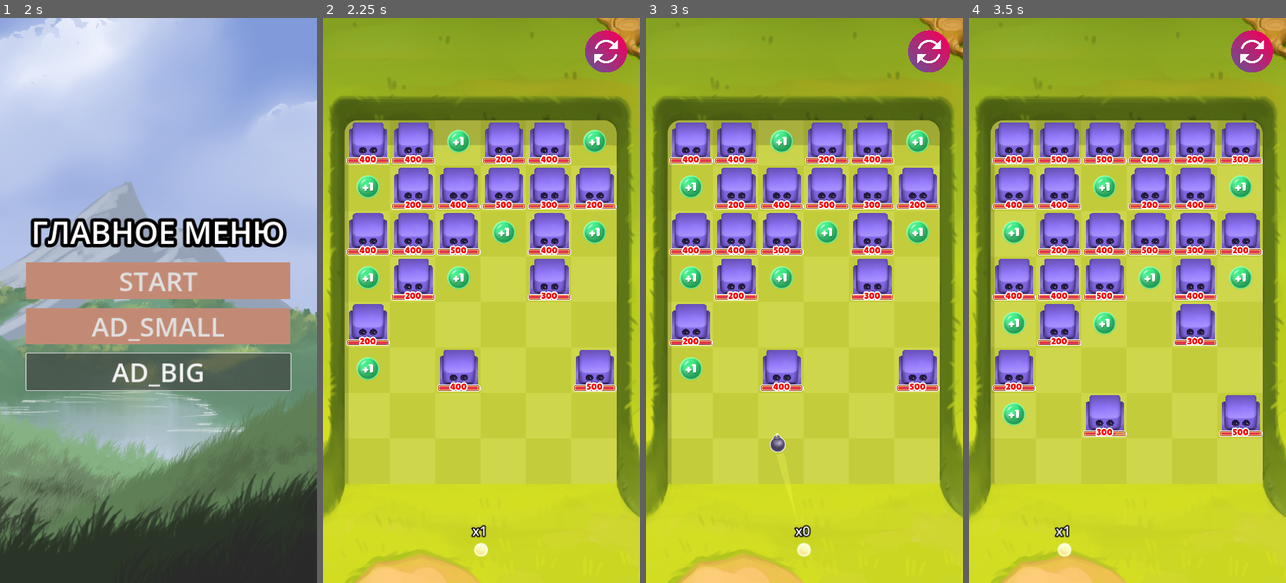
Above: before the commit, frames 1-4 (left to right).
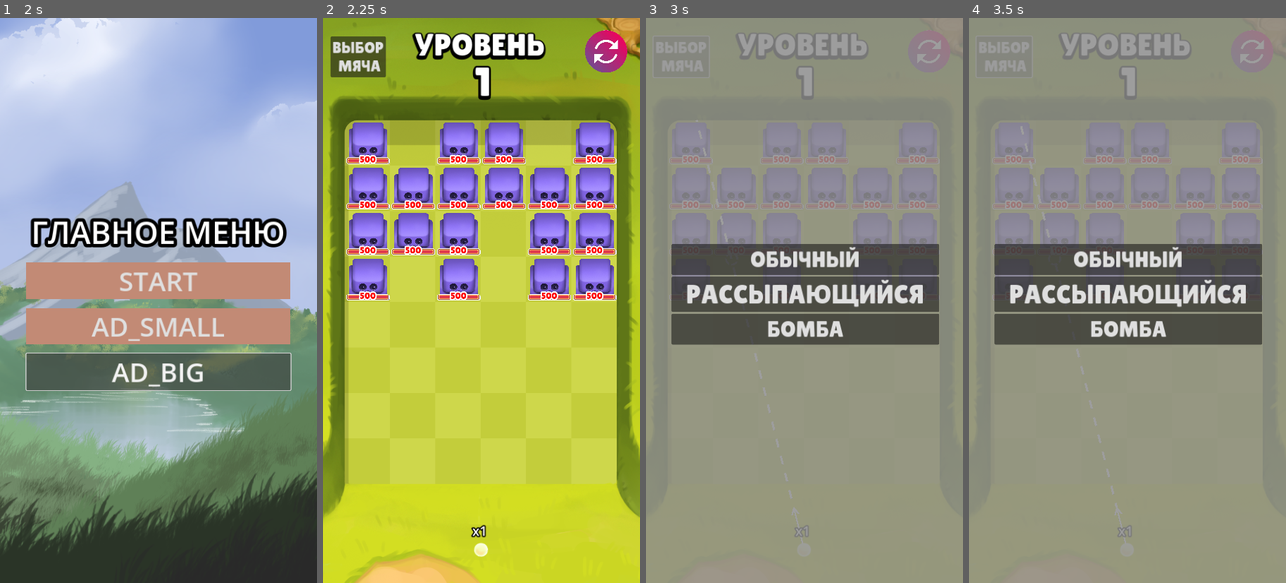
Above: after the commit, the same moments.

Repository: Jooky4/Punball
Game: Godot game, scene res://Scenes/UI/menu.tscn
The game is run twice, just before and just after one commit, with the same random seed, the same clock (stepped at 60 frames per second) and the same inputs.
Inputs (mouse positions are in pixels of both pictures, inside the frame that each line leads up to):
- Up to frame 1 (2 s): click "AD_SMALL" at 0.5 s; click "AD_BIG" at 1.25 s
- Up to frame 2 (2.25 s): click "START" at 2 s
- Up to frame 3 (3 s): click (680, 57) at 2.75 s, where only the run after the commit has a clickable "ВЫБОР МЯЧА"
- Up to frame 4 (3.5 s): no input

Frame 1 is identical in both runs. In frame 2, 16% of the frame differs, in the area x 2-93%, y 2-67%; in frame 3, 100%, in the area x 0-100%, y 0-100%; in frame 4, 100%.

Commit message:
Add level count levels

Diff:
--- /dev/null
+++ b/Scenes/Balls/Bomb ball/bomb_ball.gd
@@ -0,0 +1,33 @@
+extends CharacterBody2D
+
+@onready var sprite = $CollisionShape2D
+@onready var line_trail : Line2D = $Line2D
+
+@export var damage_ball = 100
+var speed : int = 1500
+var direction_bullet : Vector2
+var max_lenght_line = 8
+
+func _ready():
+	velocity = Vector2(speed, speed)
+	sprite.rotation_degrees = 90 + rad_to_deg(sprite.position.angle_to_point(direction_bullet * 10000))
+
+func _physics_process(delta) -> void:
+	line_trail.add_point(self.global_position)
+	if line_trail.points.size() > max_lenght_line:
+		line_trail.remove_point(0)
+
+	var collision = move_and_collide(direction_bullet * velocity * delta)
+	if collision:
+		var collider = collision.get_collider()
+
+		if collider.has_method("bonus_ball"):
+			LevelManager.add_ball()
+			collider.queue_free()
+		else:
+			if collider.has_method("enemy"):
+				LevelManager.bomb_ball_explosion(collider, damage_ball)
+				queue_free()
+			direction_bullet = direction_bullet.bounce(collision.get_normal()).normalized()
+			sprite.rotation_degrees = 90 + rad_to_deg(sprite.position.angle_to_point(direction_bullet * 10000))
+			move_and_collide(direction_bullet * velocity * delta)
--- a/Scenes/Balls/Bomb ball/bomb_ball.tscn
+++ b/Scenes/Balls/Bomb ball/bomb_ball.tscn
@@ -1,6 +1,6 @@
 [gd_scene load_steps=5 format=3 uid="uid://dknt4ysvy1cq3"]
 
-[ext_resource type="Script" path="res://Scenes/Balls/Defalt ball/defalt_ball.gd" id="1_317rw"]
+[ext_resource type="Script" path="res://Scenes/Balls/Bomb ball/bomb_ball.gd" id="1_0nept"]
 [ext_resource type="Texture2D" uid="uid://b7dyjob70k14n" path="res://Texture/Balls/бомба.png" id="2_4bo35"]
 
 [sub_resource type="CircleShape2D" id="CircleShape2D_l7c6x"]
@@ -16,7 +16,8 @@
 collision_mask = 3
 platform_on_leave = 2
 platform_floor_layers = 4294967040
-script = ExtResource("1_317rw")
+script = ExtResource("1_0nept")
+damage_ball = 300
 
 [node name="CollisionShape2D" type="CollisionShape2D" parent="."]
 shape = SubResource("CircleShape2D_l7c6x")
--- a/Scenes/Balls/Сrumbling ball/crumbling_ball.gd
+++ b/Scenes/Balls/Сrumbling ball/crumbling_ball.gd
@@ -4,9 +4,9 @@
 @onready var sprite = $CollisionShape2D
 @onready var line_trail : Line2D = $Line2D
 
+@export var damage_ball = 100
 var speed : int = 1500
 var direction_bullet : Vector2
-var damage_ball = 100
 var max_lenght_line = 8
 var angle_rotation_small_ball : float = 0.2
 
--- a/Scenes/Balls/Сrumbling ball/small_crumbling_ball.tscn
+++ b/Scenes/Balls/Сrumbling ball/small_crumbling_ball.tscn
@@ -4,7 +4,7 @@
 [ext_resource type="Texture2D" uid="uid://d3qvf7cuito03" path="res://Texture/Balls/рассыпающийся.png" id="2_kkhvg"]
 
 [sub_resource type="CircleShape2D" id="CircleShape2D_l7c6x"]
-radius = 16.0312
+radius = 13.0384
 
 [sub_resource type="Curve" id="Curve_dionf"]
 _data = [Vector2(0, 0), 0.0, 0.0, 0, 0, Vector2(1, 1), 0.0, 0.0, 0, 0]
--- a/Scenes/Enemys/defalt_enemy.gd
+++ b/Scenes/Enemys/defalt_enemy.gd
@@ -1,6 +1,6 @@
 extends StaticBody2D
 
-var hp_enemy = randi() % 4 * 100 + 200
+var hp_enemy = 500 #randi() % 4 * 100 + 200
 
 @onready var hp_enemy_label = $Hp_boss_label
 @onready var hp_enemy_bar = $TextureProgressBar
@@ -18,5 +18,12 @@
 		hp_enemy_label.text = str(hp_enemy)
 		hp_enemy_bar.value = hp_enemy
 
+func deal_bomb_damage(damage_ball) -> void:
+	var tween = get_tree().create_tween()
+	tween.tween_property($Sprite2D, "modulate", Color.RED, 0.3)
+	await get_tree().create_timer(0.3)
+	tween.tween_property($Sprite2D, "modulate", Color.WHITE, 0.3)
+	deal_damage(damage_ball)
+
 func enemy():
 	pass
--- a/Scenes/Global/level_manager.gd
+++ b/Scenes/Global/level_manager.gd
@@ -1,25 +1,64 @@
 extends Node
 
-var player_balls = [3]
+var player_balls = [1]
 var player_balls_after_wave = []
 var count_level = 0
-var first_level =  [[1, 1, -1, 1, 1, -1],
-					[-1, 1, 1, 1, 1, 1],
-					[1, 1, 1, -1, 1, -1],
-					[-1, 1, -1, 0, 1, 0],
-					[1, 0, 0, 0, 0, 0],
-					[-1, 0, 1, 0, 0, 1],
+var first_level = [[1, 0, 1, 1, 0, 1],
+				   [1, 1, 1, 1, 1, 1],
+				   [1, 1, 1, 0, 1, 1],
+				   [1, 0, 1, 0, 1, 1],
+				   [0, 0, 0, 0, 0, 0],
+				   [0, 0, 0, 0, 0, 0],
+				   [0, 0, 0, 0, 0, 0],
+				   [0, 0, 0, 0, 0, 0]]
+var first_level_spawn = [[0, 1, 0, 1, 0, 1], # 20 уровней
+						 [1, 0, 1, 0, 1, 0],
+						 [0, 1, 0, 1, 0, 1],
+						 [1, 0, 1, 0, 1, 0],
+						 [0, 1, 0, 1, 0, 1],
+						 [1, 0, 1, 0, 1, 0],
+						 [0, 1, 0, 1, 0, 1],
+						 [1, 0, 1, 0, 1, 0],
+						 [0, 1, 0, 1, 0, 1],
+						 [1, 0, 1, 0, 1, 0],
+						 [0, 1, 0, 1, 0, 1],
+						 [1, 0, 1, 0, 1, 0],
+						 [0, 1, 0, 1, 0, 1],
+						 [1, 0, 1, 0, 1, 0],
+						 [0, 1, 0, 1, 0, 1],
+						 [1, 0, 1, 0, 1, 0],
+						 [0, 1, 0, 1, 0, 1],
+						 [1, 0, 1, 0, 1, 0],
+						 [0, 1, 0, 1, 0, 1],
+						 [1, 0, 0, 0, 1, 0]]
+var first_level_links_on_objects = [[0, 0, 0, 0, 0, 0],
+									[0, 0, 0, 0, 0, 0],
+									[0, 0, 0, 0, 0, 0],
+									[0, 0, 0, 0, 0, 0],
+									[0, 0, 0, 0, 0, 0],
+									[0, 0, 0, 0, 0, 0],
+									[0, 0, 0, 0, 0, 0],
+									[0, 0, 0, 0, 0, 0]]
+
+func restert() -> void:
+	count_level = 0
+	first_level =  [[1, 0, 1, 1, 0, 1],
+					[1, 1, 1, 1, 1, 1],
+					[1, 1, 1, 0, 1, 1],
+					[1, 0, 1, 0, 1, 1],
+					[0, 0, 0, 0, 0, 0],
+					[0, 0, 0, 0, 0, 0],
 					[0, 0, 0, 0, 0, 0],
 					[0, 0, 0, 0, 0, 0]]
-var first_level_spawn = [[1, 1, 1, 1, 1, 1],
-						[1, 1, 1, 1, 1, 1],
-						[1,1,-1,-1,-1,-1],
-						[0, 0, 0, 0, 0, 0],
-						[0, 0, 0, 0, 0, 0],
-						[0, 0, 0, 0, 0, 0],
-						[0, 0, 0, 0, 0, 0],
-						[0, 0, 0, 0, 0, 0]]
-var first_level_links_on_objects = [[0, 0, 0, 0, 0, 0],
+	first_level_spawn = [[0, 1, 0, 1, 0, 1],
+						 [1, 0, 0, 0, 1, 0],
+						 [0, 1, 0, 1, 0, 1],
+						 [1, 0, 0, 0, 1, 0],
+						 [0, 1, 0, 1, 0, 1],
+						 [1, 0, 0, 0, 1, 0],
+						 [0, 1, 0, 1, 0, 1],
+						 [1, 0, 0, 0, 1, 0]]
+	first_level_links_on_objects = [[0, 0, 0, 0, 0, 0],
 									[0, 0, 0, 0, 0, 0],
 									[0, 0, 0, 0, 0, 0],
 									[0, 0, 0, 0, 0, 0],
@@ -38,13 +77,28 @@
 func updete_last_line() -> void:
 	first_level = first_level.slice(0, 7)
 	first_level_links_on_objects = first_level_links_on_objects.slice(0, 7)
-	first_level_links_on_objects.insert(0, first_level_spawn[count_level])
-	first_level.insert(0, first_level_spawn[count_level])
+	if count_level >= 19:
+		first_level_links_on_objects.insert(0, [0, 0, 0, 0, 0, 0])
+		first_level.insert(0, [0, 0, 0, 0, 0, 0])
+	else:
+		first_level_links_on_objects.insert(0, first_level_spawn[count_level])
+		first_level.insert(0, first_level_spawn[count_level])
 	count_level += 1
 
-func print_hp():
-	for i in first_level_links_on_objects:
-		for j in i:
-			if j != null and typeof(j) != 2:
-				if j.has_method("enemy"):
-					print(j.hp_enemy)
+func bomb_ball_explosion(enemy, damage_ball) -> void:
+	var x
+	var y
+	for i in range(first_level_links_on_objects.size()):
+		for j in range(first_level_links_on_objects[i].size()):
+			if first_level_links_on_objects[i][j] != null and typeof(first_level_links_on_objects[i][j]) != 2:
+				if first_level_links_on_objects[i][j] == enemy:
+					x = i
+					y = j
+					break
+	for dx in range(-1, 2):
+		for dy in range(-1, 2):
+			var target_x = x + dx
+			var target_y = y + dy
+			if target_x >= 0 and target_x < 8 and target_y >= 0 and target_y < 6:
+				if first_level_links_on_objects[target_x][target_y] != null and typeof(first_level_links_on_objects[target_x][target_y]) != 2:
+					first_level_links_on_objects[target_x][target_y].deal_bomb_damage(damage_ball)
--- a/Scenes/Levels/first_level.gd
+++ b/Scenes/Levels/first_level.gd
@@ -2,8 +2,8 @@
 
 enum {
 	PLAY,
-	BALLS_GO,
-	WIN
+	WIN,
+	PAUSE
 }
 
 var game_state = PLAY
@@ -17,6 +17,8 @@
 @onready var end_game_UI = $UI/End_game
 @onready var end_game_UI_win = $UI/End_game/Win
 @onready var game_objects = $Game_objects
+
+@onready var count_level_label = $UI/Count_level_label
 
 @onready var count_bullet_label = $Dicariations/Start_bullet_position/Count_bullet_label
 @onready var raycast_detection_walls = $Dicariations/Start_bullet_position/Detection_walls
@@ -35,6 +37,7 @@
 func _ready() -> void:
 	spawn_objects_on_matrix(1)
 	count_bullet_label.text = "x" + str(LevelManager.player_balls.size())
+	count_level_label.text = str(LevelManager.count_level + 1)
 	rignt_extreme_point = (Vector2(667, 1055) - start_balls_position.position).normalized()
 	left_extreme_point = (Vector2(50, 1055) - start_balls_position.position).normalized()
 	#YandexSDK.gameplay_started()
@@ -45,8 +48,10 @@
 			play_game()
 		WIN:
 			win()
-
-func play_game():
+		PAUSE:
+			pause()
+
+func play_game() -> void:
 	if Input.is_action_pressed("LBM") and balls_can_go:
 		if get_global_mouse_position() != old_coord_mouse:
 			line.visible = true
@@ -66,7 +71,7 @@
 
 	chec_game_end()
 
-func chec_game_end():
+func chec_game_end() -> void:
 	var chec_lose_game = true
 	var boss_alive = false
 	for child in game_objects.get_children():
@@ -83,7 +88,6 @@
 
 	if chec_lose_game and boss_alive and count_bullet_label.text == "x0" and !balls_can_go:
 		balls_can_go = true
-		LevelManager.apeend_new_balls()
 		count_bullet_label.text = "x" + str(LevelManager.player_balls.size())
 		count_bullet_label.position.x += new_position_balls
 		raycast_detection_walls.position.x += new_position_balls
@@ -98,16 +102,20 @@
 			for j in i:
 				if j != null and typeof(j) != 2:
 					j.queue_free()
-
+		LevelManager.apeend_new_balls()
 		LevelManager.updete_last_line()
+		count_level_label.text = str(LevelManager.count_level + 1)
 		spawn_objects_on_matrix()
 
-func win():
+func win() -> void:
 	end_game_UI.visible = true
 	end_game_UI_win.visible = true
 
+func pause() -> void:
+	pass
+
 func _on_start_again_pressed() -> void:
-	LevelManager.player_balls = [2]
+	LevelManager.restert()
 	get_tree().reload_current_scene()
 
 func draw_trajectory() -> void:
@@ -187,3 +195,21 @@
 		bonus_ball.position = $Dicariations/Setka.global_position + Vector2((count%6) * 103, (count/6) * 103)
 		LevelManager.first_level_links_on_objects[count/6][count%6] = bonus_ball
 		game_objects.add_child(bonus_ball)
+
+
+# ЭТО ДЛЯ ТЕСТИРОВАНИЯ, ПОТОМ УДАЛИТЬ
+func _on_button_pressed() -> void:
+	LevelManager.player_balls = [1]
+	_on_start_again_pressed()
+
+func _on_button_2_pressed() -> void:
+	LevelManager.player_balls = [2]
+	_on_start_again_pressed()
+
+func _on_button_3_pressed() -> void:
+	LevelManager.player_balls = [3, 1, 1, 1, 1]
+	_on_start_again_pressed()
+
+func _chose_ball_button_pressed() -> void:
+	game_state = PAUSE
+	$UI/Chose_ball.visible = true
--- a/Scenes/Levels/first_level.tscn
+++ b/Scenes/Levels/first_level.tscn
@@ -8,10 +8,11 @@
 [ext_resource type="Texture2D" uid="uid://bccybr0vgw8f2" path="res://Texture/Balls/3).png" id="6_3rmiv"]
 [ext_resource type="Texture2D" uid="uid://bnub4rxgaa20e" path="res://Texture/UI/strelka.png" id="8_wf17s"]
 [ext_resource type="PackedScene" uid="uid://i7udjd2in6et" path="res://Scenes/UI/ball_rotate_ui.tscn" id="9_2r8vu"]
+[ext_resource type="FontFile" uid="uid://d0mbp31a4exgl" path="res://Resources/Fonts/Lilita One Regular.ttf" id="10_fo6nb"]
 [ext_resource type="Texture2D" uid="uid://couua5ueetks2" path="res://Texture/Bacgrounds/Фон.png" id="10_t5r1o"]
 
 [sub_resource type="RectangleShape2D" id="RectangleShape2D_b0xly"]
-size = Vector2(701, 98)
+size = Vector2(721, 118)
 
 [sub_resource type="ShaderMaterial" id="ShaderMaterial_7sh1d"]
 shader = ExtResource("5_ix1q1")
@@ -49,6 +50,24 @@
 Button/styles/normal = SubResource("StyleBoxFlat_x8hou")
 Button/styles/pressed = SubResource("StyleBoxFlat_xjevs")
 
+[sub_resource type="LabelSettings" id="LabelSettings_afqc7"]
+font = ExtResource("10_fo6nb")
+font_size = 90
+outline_size = 15
+outline_color = Color(0, 0, 0, 1)
+shadow_size = 20
+shadow_color = Color(0, 0, 0, 1)
+shadow_offset = Vector2(-1, 4)
+
+[sub_resource type="LabelSettings" id="LabelSettings_s7tw1"]
+font = ExtResource("10_fo6nb")
+font_size = 70
+outline_size = 10
+outline_color = Color(0, 0, 0, 1)
+shadow_size = 20
+shadow_color = Color(0, 0, 0, 1)
+shadow_offset = Vector2(-1, 4)
+
 [node name="First_level" type="Node2D"]
 script = ExtResource("1_wuo18")
 
@@ -60,7 +79,7 @@
 collision_mask = 4
 
 [node name="CollisionShape2D" type="CollisionShape2D" parent="Dicariations/Detection_last_ball"]
-position = Vector2(357.5, 1143)
+position = Vector2(351, 1202)
 shape = SubResource("RectangleShape2D_b0xly")
 
 [node name="Fon" type="Sprite2D" parent="Dicariations"]
@@ -69,6 +88,7 @@
 texture = ExtResource("10_t5r1o")
 
 [node name="Walls" type="Node2D" parent="Dicariations"]
+visible = false
 position = Vector2(-401.5, -67)
 
 [node name="Wall" parent="Dicariations/Walls" instance=ExtResource("3_0wlbe")]
@@ -194,6 +214,81 @@
 offset_right = 160.0
 offset_bottom = 157.0
 
+[node name="Button" type="Button" parent="UI"]
+layout_mode = 0
+offset_left = 17.0
+offset_top = 42.0
+offset_right = 142.0
+offset_bottom = 132.0
+theme_override_fonts/font = ExtResource("10_fo6nb")
+theme_override_font_sizes/font_size = 35
+text = "ВЫБОР
+ МЯЧА"
+
+[node name="Chose_ball" type="ColorRect" parent="UI"]
+visible = false
+z_index = 3
+layout_mode = 0
+offset_left = -991.0
+offset_top = -143.0
+offset_right = 1786.0
+offset_bottom = 1416.0
+mouse_filter = 1
+color = Color(0.548963, 0.548963, 0.548963, 0.85098)
+
+[node name="VBoxContainer" type="VBoxContainer" parent="UI/Chose_ball"]
+layout_mode = 0
+offset_left = 1049.0
+offset_top = 655.0
+offset_right = 1657.0
+offset_bottom = 940.0
+
+[node name="Button" type="Button" parent="UI/Chose_ball/VBoxContainer"]
+custom_minimum_size = Vector2(200, 70)
+layout_mode = 2
+theme_override_fonts/font = ExtResource("10_fo6nb")
+theme_override_font_sizes/font_size = 50
+text = "ОБЫЧНЫЙ"
+
+[node name="Button2" type="Button" parent="UI/Chose_ball/VBoxContainer"]
+custom_minimum_size = Vector2(200, 70)
+layout_mode = 2
+theme_override_fonts/font = ExtResource("10_fo6nb")
+theme_override_font_sizes/font_size = 60
+text = "РАССЫПАЮЩИЙСЯ"
+
+[node name="Button3" type="Button" parent="UI/Chose_ball/VBoxContainer"]
+custom_minimum_size = Vector2(200, 70)
+layout_mode = 2
+theme_override_fonts/font = ExtResource("10_fo6nb")
+theme_override_font_sizes/font_size = 50
+text = "БОМБА"
+
+[node name="Count_level_label" type="Label" parent="UI"]
+layout_mode = 0
+offset_left = -940.0
+offset_top = 85.0
+offset_right = 1667.0
+offset_bottom = 207.0
+text = "1"
+label_settings = SubResource("LabelSettings_afqc7")
+horizontal_alignment = 1
+vertical_alignment = 1
+
+[node name="Label" type="Label" parent="UI/Count_level_label"]
+layout_mode = 0
+offset_top = -85.0
+offset_right = 2607.0
+offset_bottom = 37.0
+text = "УРОВЕНЬ "
+label_settings = SubResource("LabelSettings_s7tw1")
+horizontal_alignment = 1
+vertical_alignment = 1
+
 [connection signal="body_entered" from="Dicariations/Detection_last_ball" to="." method="_on_area_2d_body_entered"]
 [connection signal="pressed" from="UI/End_game/Start_again" to="." method="_on_start_again_pressed"]
 [connection signal="pressed" from="UI/Start_again/Start_again_button" to="." method="_on_start_again_pressed"]
+[connection signal="pressed" from="UI/Button" to="." method="_chose_ball_button_pressed"]
+[connection signal="pressed" from="UI/Chose_ball/VBoxContainer/Button" to="." method="_on_button_pressed"]
+[connection signal="pressed" from="UI/Chose_ball/VBoxContainer/Button2" to="." method="_on_button_2_pressed"]
+[connection signal="pressed" from="UI/Chose_ball/VBoxContainer/Button3" to="." method="_on_button_3_pressed"]
Not shown: 1 places in Scenes/Levels/first_level.tscn that only renumber resources
Not shown, changed: index.html
Not shown, changed: index.pck
